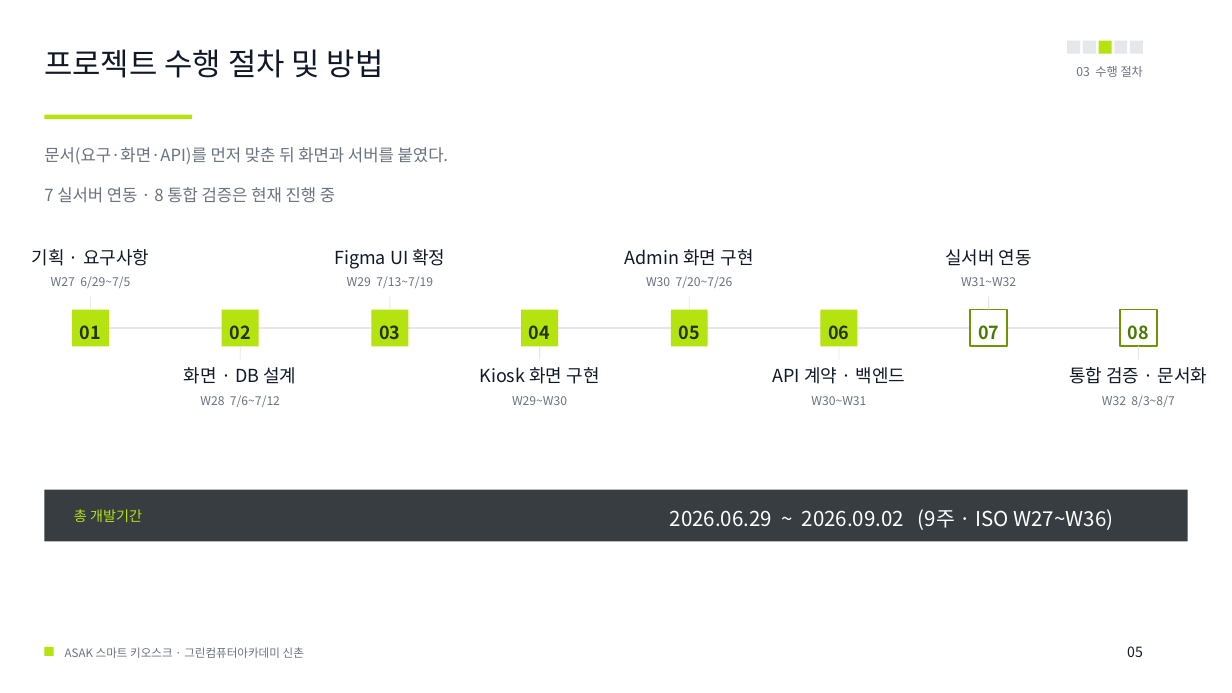
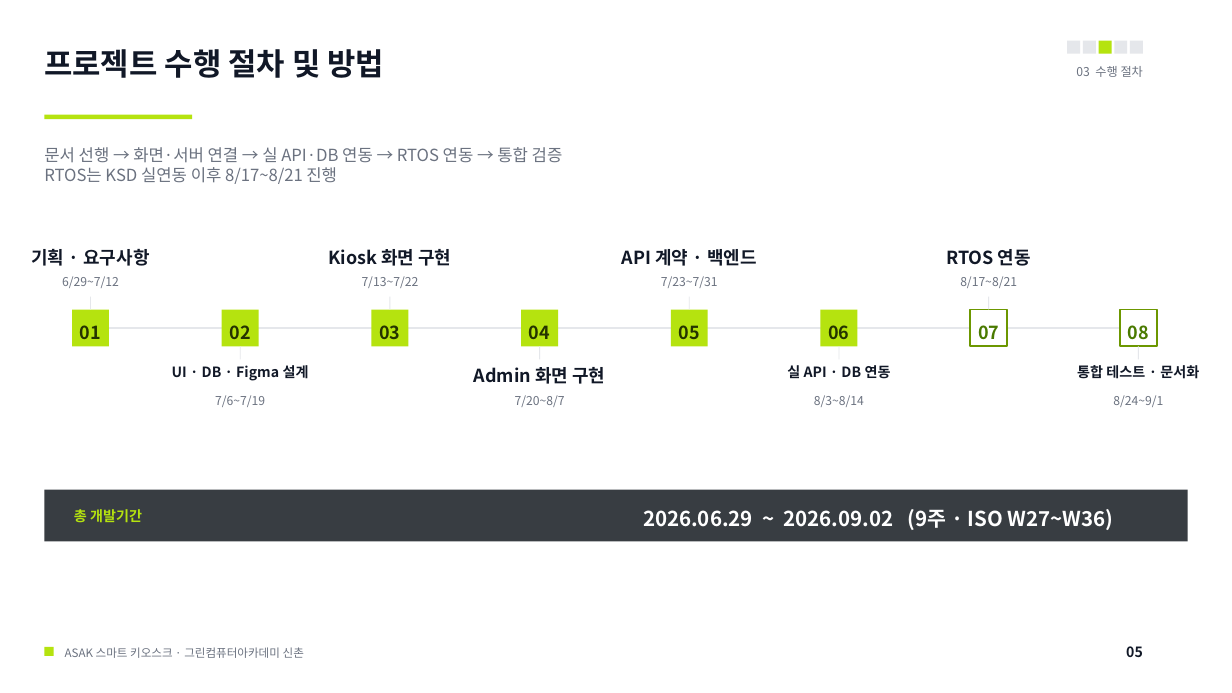
Before and after one commit to hagenie128/ASAK, a slide deck: slide 5 of docs/00_presentation/00_ppt/ASAK_샐러드_스마트키오스크.pptx. Drawn at 1232x693 pixels with LibreOffice and Linux fonts; fonts in the diff are those of the drawing. Boxes give left, top, right and bottom in pixels: in the first picture for what was removed or moved away, otherwise in the second. Text is boxed around its words. In the diff, an @@ line names an element or a change of style, - is before the commit and + after.

Commit message:
docs: 사이드 음료 메뉴 검증 문서와 발표자료 갱신

```diff
--- a/docs/00_presentation/00_ppt/ASAK_샐러드_스마트키오스크.pptx
+++ b/docs/00_presentation/00_ppt/ASAK_샐러드_스마트키오스크.pptx
@@ text at [44,147,563,184]: text changed @@
-문서(요구·화면·API)를 먼저 맞춘 뒤 화면과 서버를 붙였다.
-7 실서버 연동 · 8 통합 검증은 현재 진행 중
+문서 선행 → 화면·서버 연결 → 실 API·DB 연동 → RTOS 연동 → 통합 검증
+RTOS는 KSD 실연동 이후 8/17~8/21 진행
@@ text at [328,249,451,266]: text changed; bold on @@
-Figma UI 확정
+Kiosk 화면 구현
@@ text at [622,249,757,266]: text changed; bold on @@
-Admin 화면 구현
+API 계약 · 백엔드
@@ text at [946,249,1031,266]: text changed; bold on @@
-실서버 연동
+RTOS 연동
@@ text at [62,276,119,288]: text changed @@
-W27 6/29~7/5
+6/29~7/12
@@ text at [362,276,419,288]: text changed @@
-W29 7/13~7/19
+7/13~7/22
@@ text at [661,276,718,288]: text changed @@
-W30 7/20~7/26
+7/23~7/31
@@ text at [960,276,1017,288]: text changed @@
-W31~W32
+8/17~8/21
@@ text at [172,365,309,381]: text changed; size 14 to 11 pt; bold on @@
-화면 · DB 설계
+UI · DB · Figma 설계
@@ text at [474,367,605,384]: text changed; bold on @@
-Kiosk 화면 구현
+Admin 화면 구현
@@ text at [787,365,891,379]: text changed; size 14 to 11 pt; bold on @@
-API 계약 · 백엔드
+실 API · DB 연동
@@ text at [1077,365,1199,379]: text changed; size 14 to 11 pt; bold on @@
-통합 검증 · 문서화
+통합 테스트 · 문서화
@@ text at [215,395,265,407]: text changed @@
-W28 7/6~7/12
+7/6~7/19
@@ text at [515,395,565,407]: text changed @@
-W29~W30
+7/20~8/7
@@ text at [814,395,864,407]: text changed @@
-W30~W31
+8/3~8/14
@@ text at [1113,395,1163,407]: text changed @@
-W32 8/3~8/7
+8/24~9/1
@@ bold on in 5 elements at [44,49,384,78], [1126,646,1143,657], [31,249,149,266], [74,509,142,523], [643,509,1114,530] @@
```
Also in this commit, not shown: 20 other slides changed, 1 other file.
